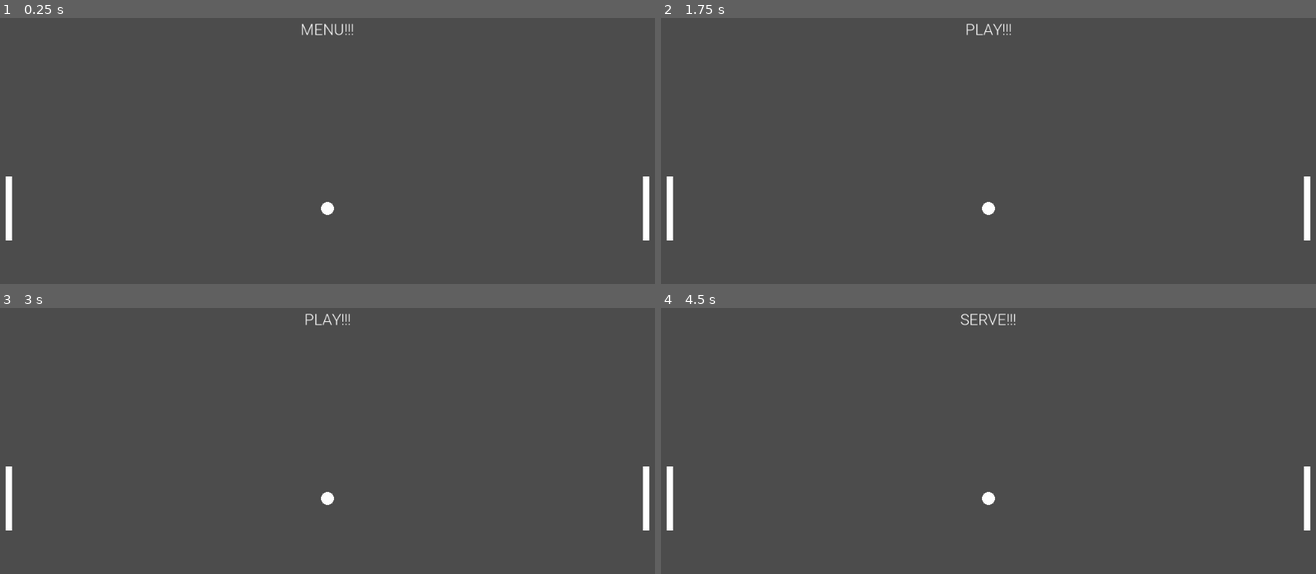
Above: before the commit, frames 1-4 (two rows, left to right).
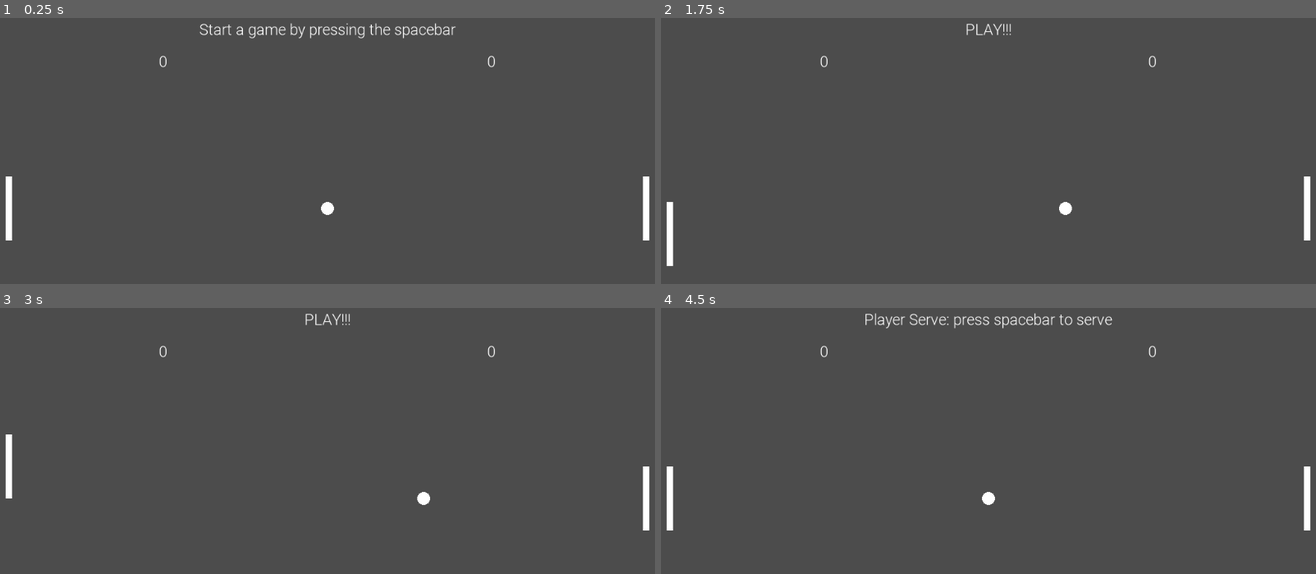
Above: after the commit, the same moments.

Repository: psteiner/Pong-Basic
Game: Godot game, scene res://pong-03/Node2D.tscn
Same seed, same stepped clock (60 frames per second), same inputs: the game is played once before the commit and once after it.
Inputs:
- Up to frame 1 (0.25 s): no input
- Up to frame 2 (1.75 s): tap Enter at 0.5 s; hold W 0.53-1.28 s; hold Space 0.53-1.28 s; hold S from 1.28 s (still down); tap Space at 1.35, 1.52 s
- Up to frame 3 (3 s): tap Space at 1.82, 2.85 s; release S at 2.03 s; hold Space 2.03-2.78 s; hold W from 2.03 s (still down)
- Up to frame 4 (4.5 s): tap Space at 3.02, 3.32, 4.35 s; release W at 3.53 s; hold Space 3.53-4.28 s; hold S from 3.53 s (still down)

The runs differ from the first frame. In frame 1, 0.8% of the frame differs, in the area x 24-76%, y 1-19%; in frame 2, 0.4%; in frame 3, 0.5%; in frame 4, 0.7%.

Commit message:
Update to end of Ep 05

Diff:
--- a/pong-03/pong.gd
+++ b/pong-03/pong.gd
@@ -22,21 +22,41 @@
 # ball variables
 var ballRadius: float = 10.0
 var ballColor: Color = Color.white
-onready var ballPosition: Vector2 = Vector2(halfScreenWidth,halfScreenHeight)
+onready var startingBallPosition: Vector2 = Vector2(halfScreenWidth,halfScreenHeight)
+onready var ballPosition: Vector2 = startingBallPosition
 
 # player paddle
 onready var playerPosition: Vector2 = Vector2(paddlePadding, halfScreenHeight - halfPaddleHeight)
-onready var player: Rect2 = Rect2(playerPosition, paddleSize)
+onready var playerRectangle: Rect2 = Rect2(playerPosition, paddleSize)
 
 # ai paddle
-onready var opponentPosition: Vector2 = Vector2(
+onready var aiPosition: Vector2 = Vector2(
   screenWidth - (paddlePadding + paddleSize.x),
   halfScreenHeight - halfPaddleHeight
 )
-onready var opponent: Rect2 = Rect2(opponentPosition, paddleSize)
+onready var aiRectangle: Rect2 = Rect2(aiPosition, paddleSize)
 
 # string variable
 var stringPosition: Vector2
+
+# ball speed
+var startingSpeed: Vector2 = Vector2(600.0,0.0)
+var ballSpeed: Vector2 = startingSpeed
+
+var playerSpeed: float = 200.00
+
+var playerScore: int = 0
+var playerScoreText: String = playerScore as String
+var playerTextHalfWidth: float
+var playerScorePosition: Vector2
+
+var aiScore: int = 0
+var aiScoreText: String = aiScore as String
+var aiTextHalfWidth: float
+var aiScorePosition: Vector2
+
+const MAX_SCORE: int = 3
+var isPlayerWin
 
 # delta key
 const RESET_DELTA_KEY: float = 0.0
@@ -49,7 +69,7 @@
 var fontSize: int = 24
 var halfWidthFont: float
 var heightFont: float
-var stringValue: String = "Hello, World!"
+var stringValue: String = "Start a game by pressing the spacebar"
 
 func _ready() -> void:
   font.font_data = robotoFile
@@ -58,37 +78,153 @@
   heightFont = font.get_height()
   stringPosition = Vector2(halfScreenWidth - halfWidthFont, heightFont)
 
+  playerTextHalfWidth = font.get_string_size(playerScoreText).x/2.0
+  playerScorePosition = Vector2(halfScreenWidth - (halfScreenWidth/2.0) -
+    playerTextHalfWidth, heightFont + 50)
+  aiTextHalfWidth = font.get_string_size(aiScoreText).x/2.0
+  aiScorePosition = Vector2(halfScreenWidth + (halfScreenWidth/2.0) -
+    aiTextHalfWidth, heightFont + 50)
+
 func _physics_process(delta: float) -> void:
 
   deltaKeyPress += delta
 
   match currentGameState:
     GAME_STATE.MENU:
-      changeString("MENU!!!")
+      if(isPlayerWin == true):
+        change_string("Player Wins! Press spacebar to start a new game")
+      if(isPlayerWin == false):
+        change_string("AI Wins! Press spacebar to start a new game")
+
       if(Input.is_key_pressed(KEY_SPACE) and deltaKeyPress > MAX_KEY_TIME):
         currentGameState = GAME_STATE.SERVE
         deltaKeyPress = RESET_DELTA_KEY
+        playerScoreText = playerScore as String
+        aiScoreText = aiScore as String
     GAME_STATE.SERVE:
-      changeString("SERVE!!!")
+      set_starting_position()
+      update()
+
+      if(MAX_SCORE == playerScore):
+        currentGameState = GAME_STATE.MENU
+        playerScore = 0
+        aiScore = 0
+        isPlayerWin = true
+      if(MAX_SCORE == aiScore):
+        currentGameState = GAME_STATE.MENU
+        playerScore = 0
+        aiScore = 0
+        isPlayerWin = false
+
+      if isPlayerServe:
+        ballSpeed = startingSpeed
+        change_string("Player Serve: press spacebar to serve")
+      else:
+        ballSpeed = -startingSpeed
+        change_string("AI Serve: press spacebar to serve")
+
       if(Input.is_key_pressed(KEY_SPACE) and deltaKeyPress > MAX_KEY_TIME):
         currentGameState = GAME_STATE.PLAY
         deltaKeyPress = RESET_DELTA_KEY
     GAME_STATE.PLAY:
-      changeString("PLAY!!!")
+      change_string("PLAY!!!")
       if(Input.is_key_pressed(KEY_SPACE) and deltaKeyPress > MAX_KEY_TIME):
         currentGameState = GAME_STATE.SERVE
         deltaKeyPress = RESET_DELTA_KEY
 
+      ballPosition += ballSpeed * delta
+
+      if ballPosition.x <= 0:
+        currentGameState = GAME_STATE.SERVE
+        deltaKeyPress = RESET_DELTA_KEY
+        isPlayerServe = true
+        aiScore += 1
+        aiScoreText = aiScore as String
+
+      if ballPosition.x >= screenWidth:
+        currentGameState = GAME_STATE.SERVE
+        deltaKeyPress = RESET_DELTA_KEY
+        isPlayerServe = false
+        playerScore += 1
+        playerScoreText = playerScore as String
+
+
+      if ballPosition.y - ballRadius <= 0.0:
+        ballSpeed.y = -ballSpeed.y
+      if ballPosition.y + ballRadius >= screenHeight:
+        ballSpeed.y = -ballSpeed.y
+
+      if (ballPosition.x - ballRadius >= playerPosition.x and
+      ballPosition.x - ballRadius <= playerPosition.x + paddleSize.x):
+
+        var paddleDivide: float = paddleSize.y/3
+
+        if(ballPosition.y >= playerPosition.y and
+          ballPosition.y <= playerPosition.y + paddleDivide):
+            var tempBall: Vector2 = Vector2(-ballSpeed.x, -400.0)
+            ballSpeed = tempBall
+        elif(ballPosition.y >= playerPosition.y and
+          ballPosition.y <= playerPosition.y + paddleDivide*2):
+            var tempBall: Vector2 = Vector2(-ballSpeed.x, 0.0)
+            ballSpeed = tempBall
+        elif(ballPosition.y >= playerPosition.y and
+          ballPosition.y <= playerPosition.y + paddleDivide*3):
+            var tempBall: Vector2 = Vector2(-ballSpeed.x, 400.0)
+            ballSpeed = tempBall
+
+      if (ballPosition.x + ballRadius >= aiPosition.x and
+      ballPosition.x + ballRadius <= aiPosition.x + paddleSize.x):
+
+        var paddleDivide: float = paddleSize.y/3
+
+        if(ballPosition.y >= aiPosition.y and
+        ballPosition.y <= aiPosition.y + paddleDivide):
+            var tempBall: Vector2 = Vector2(-ballSpeed.x, -400.0)
+            ballSpeed = tempBall
+        elif(ballPosition.y >= aiPosition.y and
+        ballPosition.y <= aiPosition.y + paddleDivide*2):
+            var tempBall: Vector2 = Vector2(-ballSpeed.x, 0.0)
+            ballSpeed = tempBall
+        elif(ballPosition.y >= aiPosition.y and
+        ballPosition.y <= aiPosition.y + paddleDivide*3):
+            var tempBall: Vector2 = Vector2(-ballSpeed.x, 400.0)
+            ballSpeed = tempBall
+
+      if(Input.is_key_pressed(KEY_W)):
+        playerPosition.y += -playerSpeed * delta
+        playerPosition.y = clamp(playerPosition.y, 0.0, screenHeight - paddleSize.y)
+        playerRectangle = Rect2(playerPosition, paddleSize)
+      if(Input.is_key_pressed(KEY_S)):
+        playerPosition.y += playerSpeed * delta
+        playerPosition.y = clamp(playerPosition.y, 0.0, screenHeight - paddleSize.y)
+        playerRectangle = Rect2(playerPosition, paddleSize)
+
+      if ballPosition.y > aiPosition.y + (paddleSize.y/2 + 10):
+        aiPosition.y += 250 * delta
+      if ballPosition.y < aiPosition.y + (paddleSize.y/2 - 10):
+        aiPosition.y -= 250 * delta
+      aiPosition.y = clamp(aiPosition.y, 0.0, screenHeight - paddleSize.y)
+      aiRectangle = Rect2(aiPosition, paddleSize)
+      update()
+
 func _draw() -> void:
-  set_starting_position()
+  draw_circle(ballPosition, ballRadius, ballColor)
+  draw_rect(playerRectangle, paddleColor)
+  draw_rect(aiRectangle,paddleColor)
+  draw_string(font, stringPosition, stringValue)
+  draw_string(font, playerScorePosition, playerScoreText)
+  draw_string(font, aiScorePosition, aiScoreText)
 
 func set_starting_position() -> void:
-  draw_circle(ballPosition, ballRadius, ballColor)
-  draw_rect(player, paddleColor)
-  draw_rect(opponent,paddleColor)
-  draw_string(font, stringPosition, stringValue)
-
-func changeString(newStringValue) -> void:
+  aiPosition = Vector2(screenWidth - (paddlePadding + paddleSize.x),
+  halfScreenHeight - halfPaddleHeight)
+  aiRectangle = Rect2(aiPosition, paddleSize)
+
+  playerPosition = Vector2(paddlePadding,  halfScreenHeight - halfPaddleHeight)
+  playerRectangle = Rect2(playerPosition, paddleSize)
+  ballPosition = startingBallPosition
+
+func change_string(newStringValue) -> void:
   stringValue = newStringValue
   halfWidthFont = font.get_string_size(stringValue).x/2.0
   stringPosition = Vector2(halfScreenWidth - halfWidthFont, heightFont)
